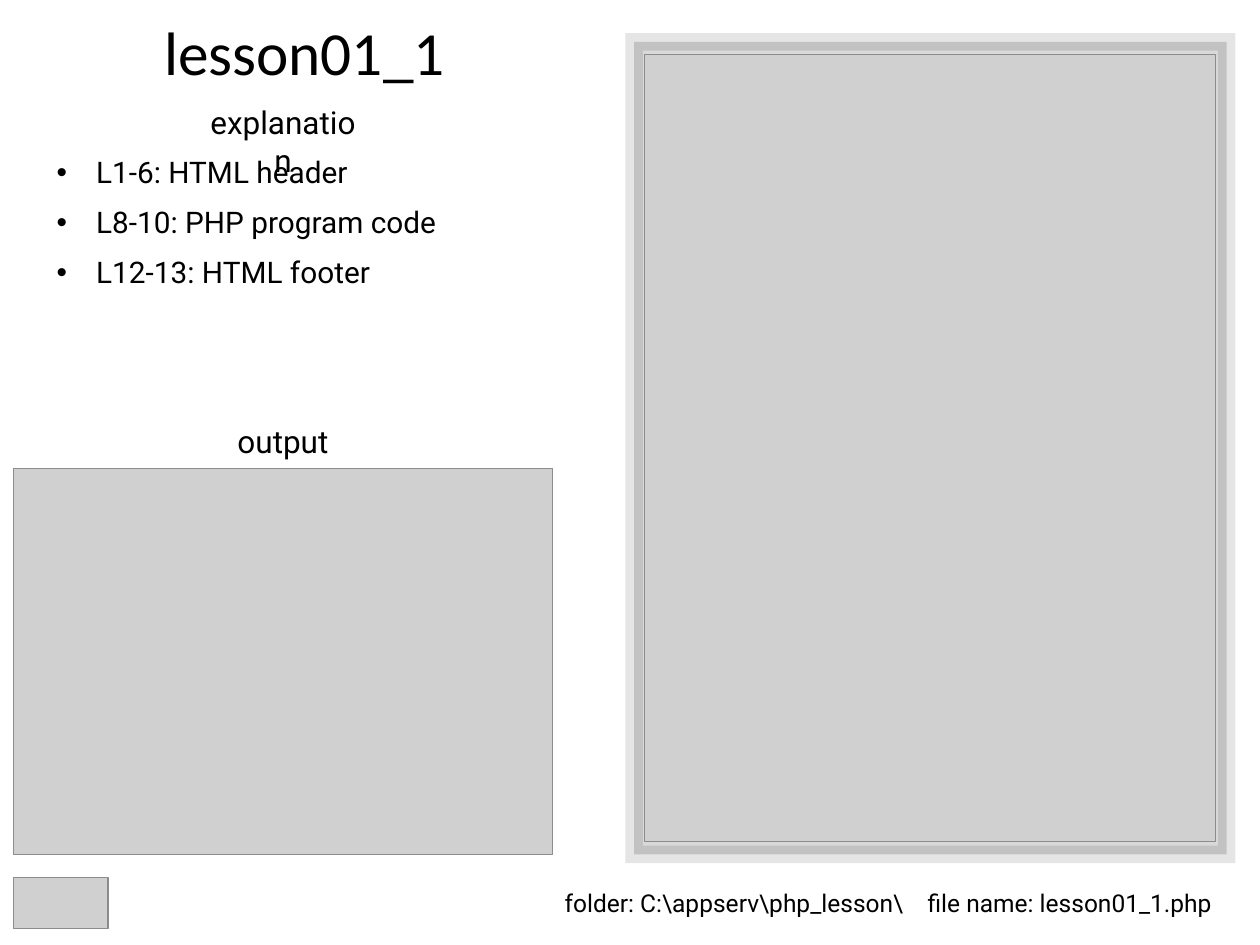
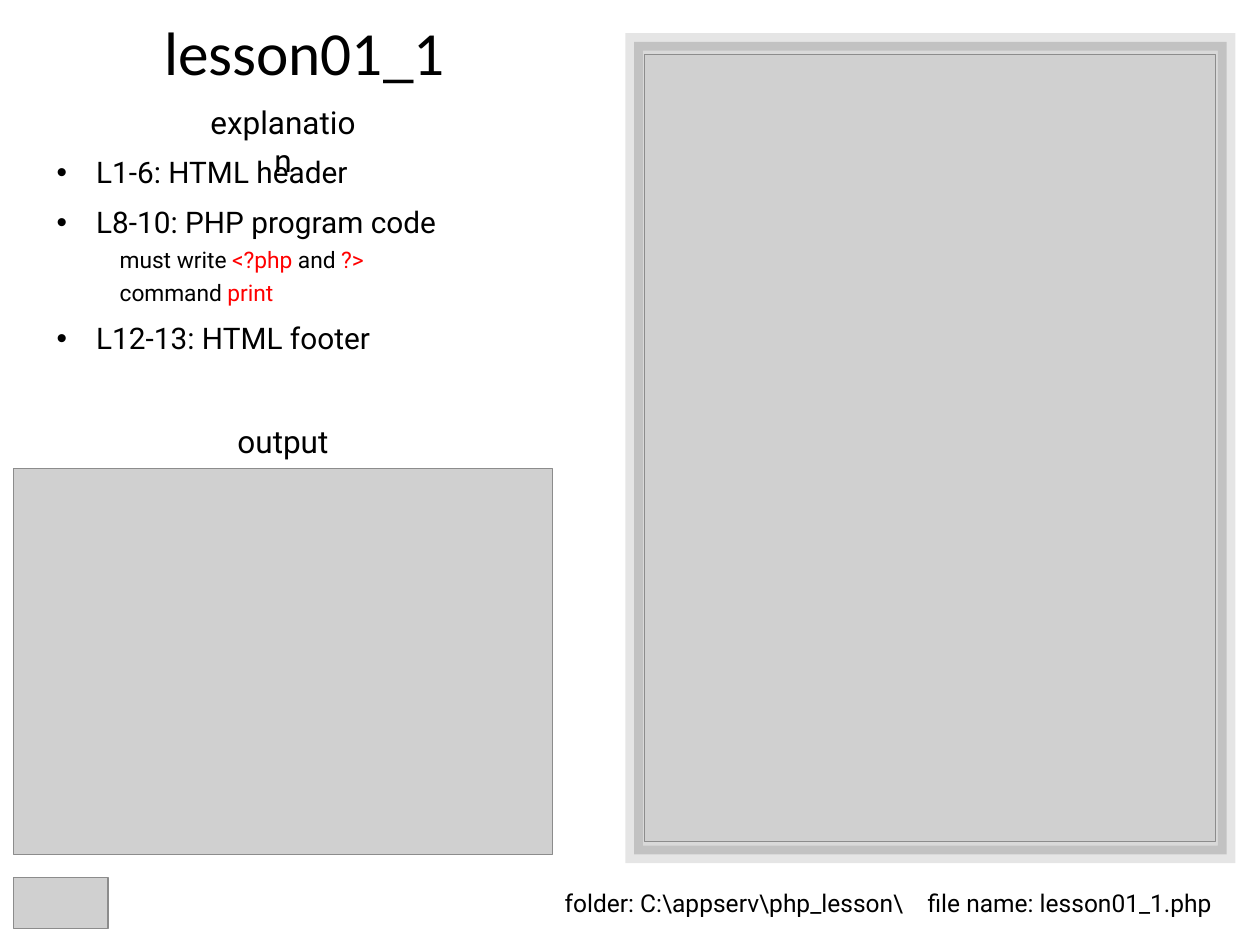
Before and after one commit to lastshogun13/php_lesson, a slide deck: slide 4 of ppt/lesson01.pptx. Drawn at 1260x945 pixels with LibreOffice and Linux fonts; fonts in the diff are those of the drawing; grey boxes stand for pictures. Boxes give left, top, right and bottom in pixels: in the first picture for what was removed or moved away, otherwise in the second. Text is boxed around its words. In the diff, an @@ line names an element or a change of style, - is before the commit and + after.

Commit message:
lesson01

```diff
--- a/ppt/lesson01.pptx
+++ b/ppt/lesson01.pptx
@@ text at [120, 251, 336, 306]: paragraphs added @@
+  must write <?php and ?>
+  command print
```
Also in this commit, not shown: 3 slides added, 3 other files.
